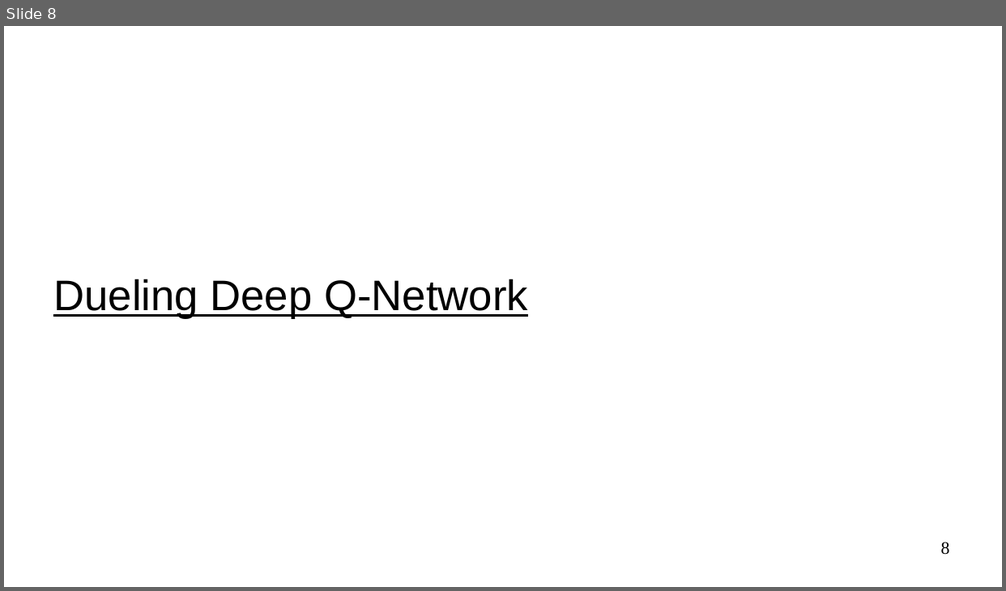
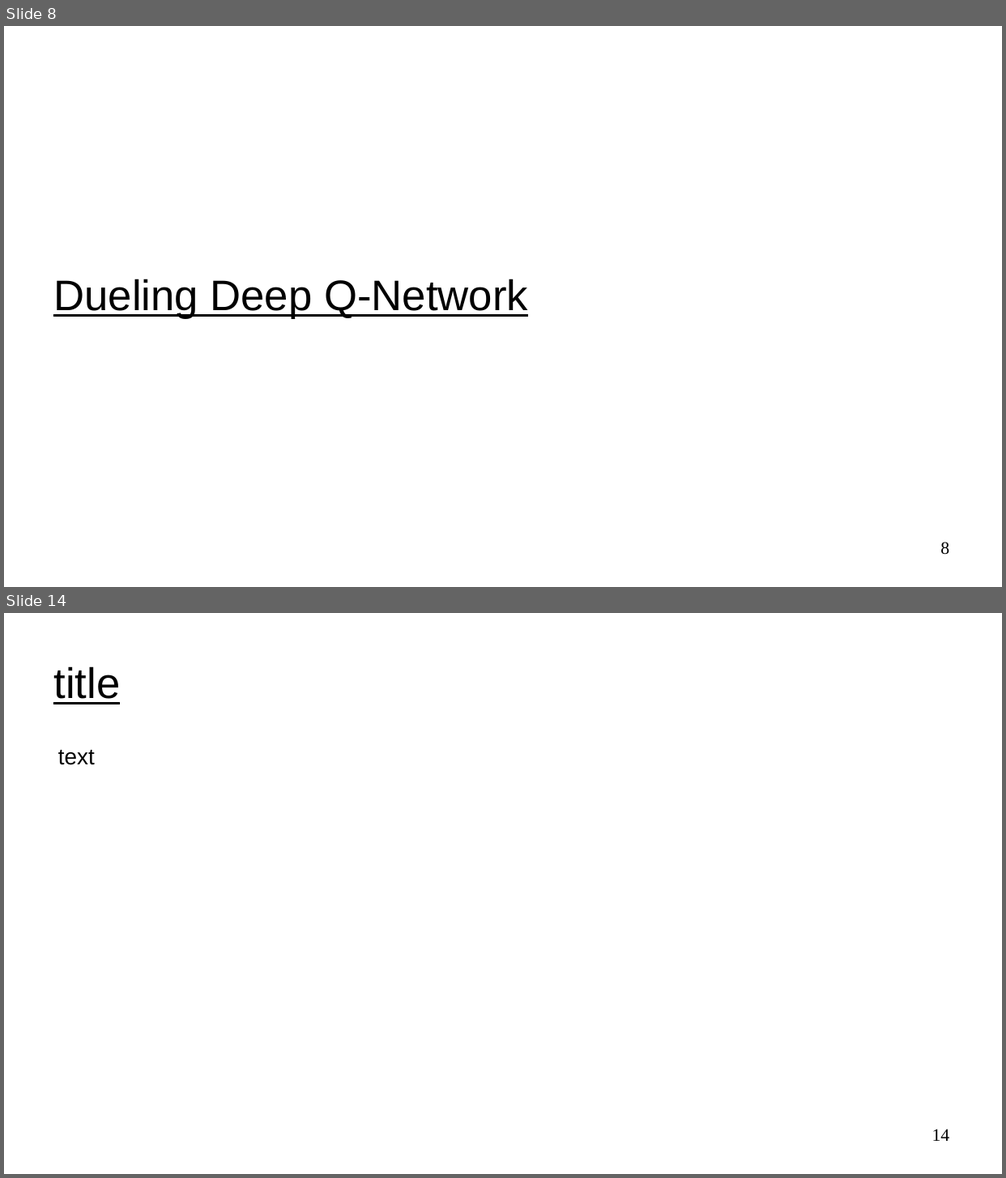
Before and after one commit to UVADS/reinforcement_learning, a slide deck: 06_deep_q_networks_extensions/dqn_extensions.ppt. Shown one above the other, each under a label of ours: slide 8 before the commit, slides 8 and 14 after it; the slides between them are not shown. The pictures are 1006x591 and 1006x1178 pixels, drawn with LibreOffice and Linux fonts; fonts in the diff are those of the drawing. Boxes give left, top, right and bottom in pixels: in the first picture for what was removed or moved away, otherwise in the second. Text is boxed around its words. In the diff, an @@ line names an element or a change of style, - is before the commit and + after.

```diff
--- a/06_deep_q_networks_extensions/dqn_extensions.ppt
+++ b/06_deep_q_networks_extensions/dqn_extensions.ppt
@@ slide 14 added at [4,613,1002,1174], background #FFFFFF @@
@@ title added at [53,666,120,705], 34 pt, text #000000, underline @@
+title
@@ text added at [58,750,95,765], 18 pt, text #000000 @@
+text
@@ page number added at [932,1129,950,1141], 14 pt, text #000000 @@
+14
```
Also in this commit, not shown: 1 slide changed, 6 other slides added.
